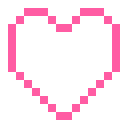
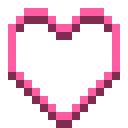
Revision of a layered (128, 128) image; what changed, layer by layer:
added layer "Background copy" over [8, 16, 120, 128]
